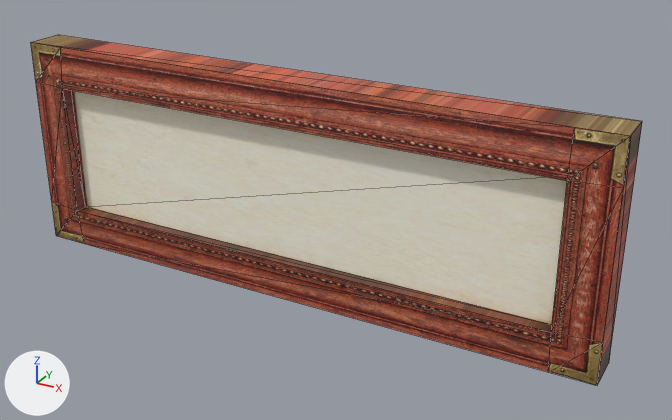
The glTF model app/src/main/assets/models/panel_note.glb as it was, and as the next commit left it.
The view is the same before and after, from a camera (50 mm lens) standing at (0.409, -0.656, 0.322) and looking at (0.037, 0.021, -0.016). Lighting does not change. The marker at lower left points along +X, +Y and +Z. The first picture is the older version. Mesh edges are drawn as thin lines. Vertices at exactly the same position are counted once.

The scene before the commit, as lines of its bpy script (objects in view):
```python
me_panel_note = bpy.data.meshes.new('panel_note')
me_panel_note.from_pydata(...)  # 24 vertices, 36 faces; spans x -0.29..0.29, y -0.012..0.03, z -0.105..0.105
me_panel_note.materials.append(mat_panel_note)  # picture img_frame_clock
ob_panel_note = bpy.data.objects.new('panel_note', me_panel_note)
ob_panel_note.location = (0.0, 0.0, 0.0)
```
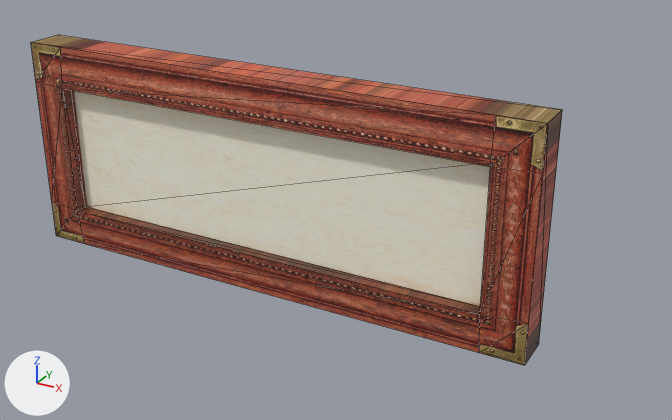
The newer file is also turned or shifted as a whole; pictures and numbers use the older file's frame.

The change, as a diff of the scene's bpy script:
```diff
--- a/app/src/main/assets/models/panel_note.glb.py
+++ b/app/src/main/assets/models/panel_note.glb.py
@@ me_panel_note @@
 # used by ob_panel_note; location = (0.0, 0.0, 0.0)
-me_panel_note.from_pydata(...)  # 24 vertices, 36 faces; spans x -0.29..0.29, y -0.012..0.03, z -0.105..0.105
+me_panel_note.from_pydata(...)  # 24 vertices, 36 faces; spans x -0.29..0.23, y -0.012..0.03, z -0.105..0.105
+# me_panel_note part 1: all 12 vertices in x 0.25..0.29, y -0.012..0.03, z -0.105..0.105 are moved by (-0.06, 0.0, 0.0)
 me_panel_note.materials.append(mat_panel_note)
```

What differs and where, as boxes [x1, y1, x2, y2] in the pictures (672 x 420 px):
'panel_note', reshaped (13% narrower)
    before: [31, 35, 642, 385]
    after: [31, 35, 562, 365]
